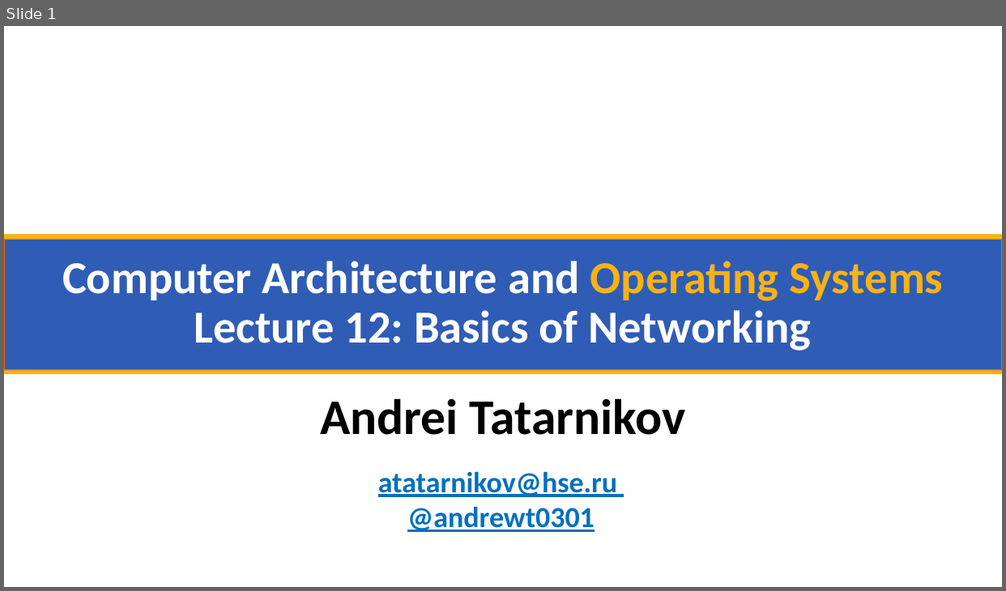
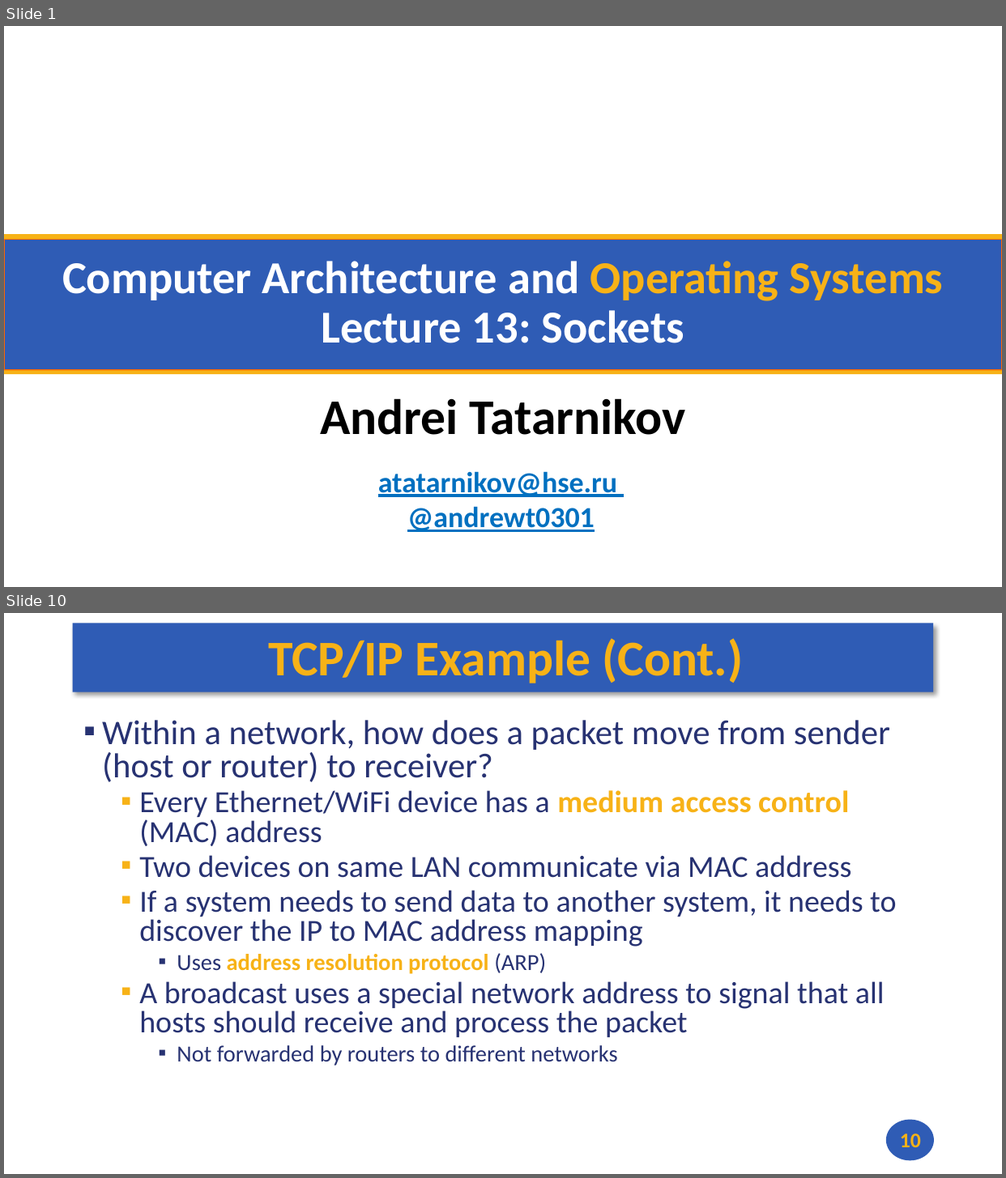
Before and after one commit to andrewt0301/hse-acos-course, a slide deck: docs/part2os/13_Sockets/OS_Lecture_13.pptx. Shown one above the other, each under a label of ours: slide 1 before the commit, slides 1 and 10 after it; the slides between them are not shown. The pictures are 1006x591 and 1006x1178 pixels, drawn with LibreOffice and Linux fonts; fonts in the diff are those of the drawing; background and template pictures are left out. Boxes give left, top, right and bottom in pixels: in the first picture for what was removed or moved away, otherwise in the second. Text is boxed around its words. In the diff, an @@ line names an element or a change of style, - is before the commit and + after.

```diff
--- a/docs/part2os/13_Sockets/OS_Lecture_13.pptx
+++ b/docs/part2os/13_Sockets/OS_Lecture_13.pptx
@@ slide 10 added at bbox=[4, 613, 1002, 1174], background #FFFFFF @@
@@ rectangle added at bbox=[73, 624, 934, 692], fill #2F5CB5 @@
@@ title added at bbox=[268, 638, 743, 683], 48 pt, text #F7B217, bold @@
+TCP/IP Example (Cont.)
@@ text added at bbox=[102, 720, 896, 1066], 29.6 pt, text #273272 @@
+▪ Within a network, how does a packet move from sender (host or router) to receiver?
+  ▪ Every Ethernet/WiFi device has a medium access control (MAC) address
+  ▪ Two devices on same LAN communicate via MAC address
+  ▪ If a system needs to send data to another system, it needs to discover the IP to MAC address mapping
+    ▪ Uses address resolution protocol (ARP)
+  ▪ A broadcast uses a special network address to signal that all hosts should receive and process the packet
+    ▪ Not forwarded by routers to different networks
@@ ellipse added at bbox=[886, 1120, 934, 1161], fill #2F5CB5 @@
@@ page number added at bbox=[900, 1134, 921, 1148], 20 pt, text #F7B217, bold @@
+10
@@ slide 1 changed as well @@
@@ title at bbox=[62, 261, 943, 344]: text changed @@
-Computer Architecture and Operating Systems
-Lecture 12: Basics of Networking
+Computer Architecture and Operating Systems
+Lecture 13: Sockets
```
Also in this commit, not shown: 25 other slides added, 30 slides removed, 2 other files.
